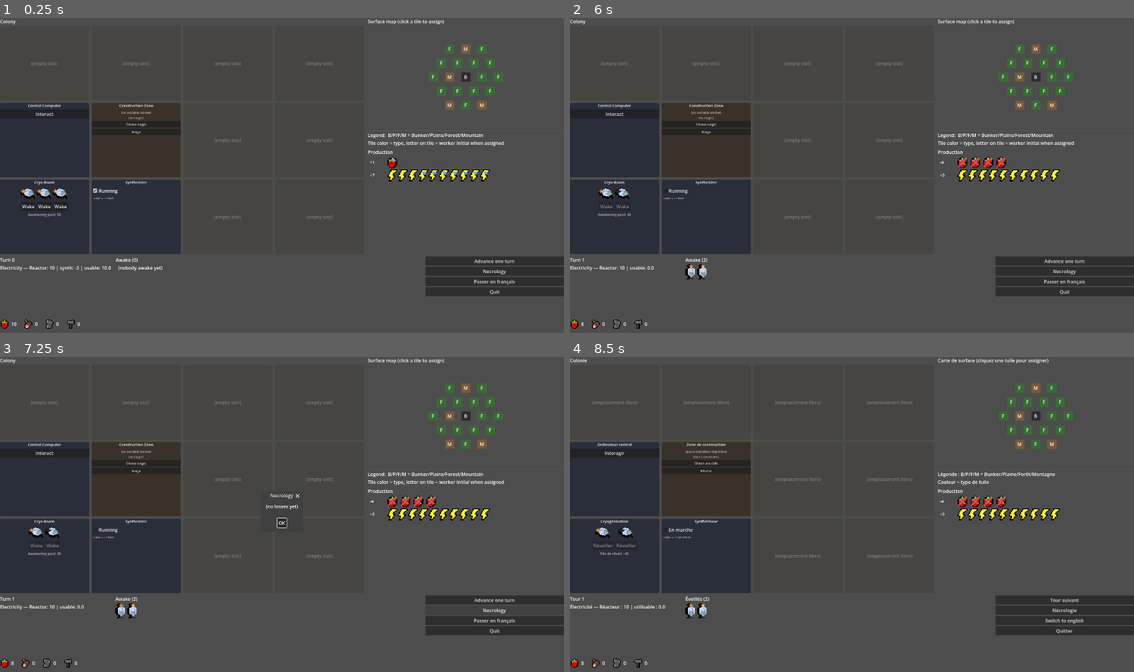
Above: before the commit, frames 1-4 (two rows, left to right).
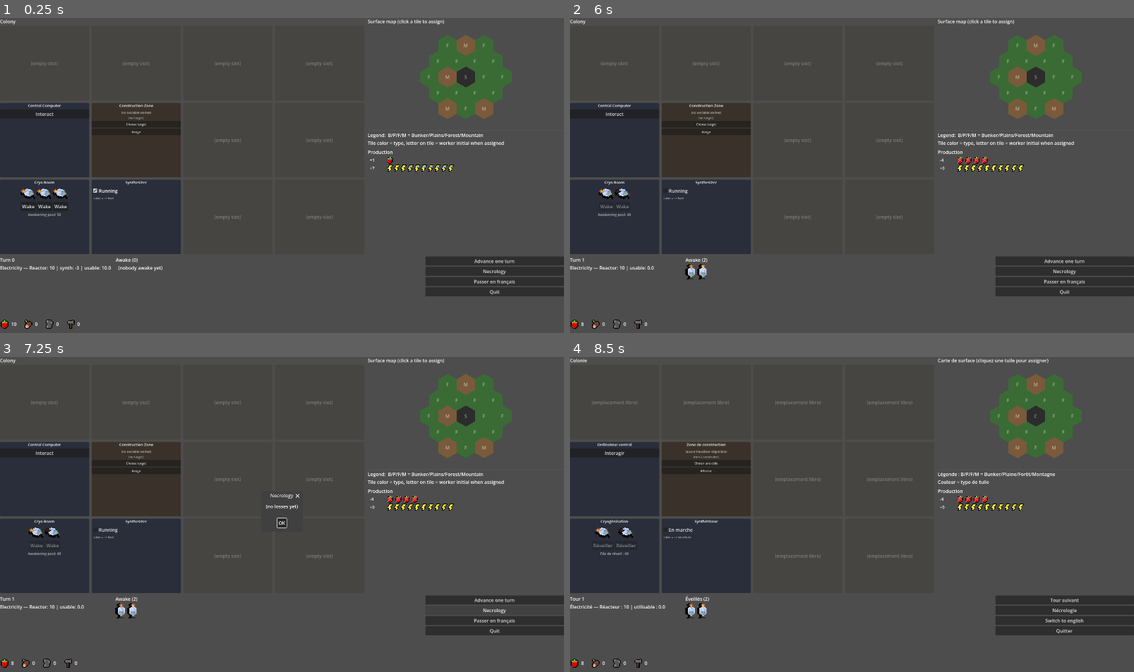
Above: after the commit, the same moments.

Repository: Infornographie/degel
Game: Godot game, scene res://scenes/main_ui.tscn
Same seed, same stepped clock (60 frames per second), same inputs: the game is played once before the commit and once after it.
Inputs:
- Up to frame 1 (0.25 s): no input
- Up to frame 2 (6 s): click "Interact" at 0.5 s; click "OK" at 1.25 s; click "Choose target" at 2 s; click "Assign" at 2.75 s; click "Wake" at 3.5 s; click "Running" at 4.25 s; click "Advance one turn" at 5 s; click "Wake" at 5.75 s
- Up to frame 3 (7.25 s): click "Necrology" at 6.5 s
- Up to frame 4 (8.5 s): click "OK" at 7.25 s; click "Passer en français" at 8 s

The runs differ from the first frame. In frame 1, 2.8% of the frame differs, in the area x 65-91%, y 5-52%; in frame 2, 2.9%; in frame 3, 2.9%; in frame 4, 2.9%.

Commit message:
Broken state
- game is broken
- but need to pull the content somewhere else xD

Diff:
--- a/localization/translations.csv
+++ b/localization/translations.csv
@@ -107,3 +107,19 @@
 BTN_ASSIGN_WORKER,Affecter,Assign
 RESOURCE_TOOLS,Outils,Tools
 BUILDING_TOOL_WORKSHOP,Atelier d'outils,Tool Workshop
+TILE_TYPE_SETTLEMENT,Colonie,Settlement
+ROLE_IDLE,Inactif,Idle
+ROLE_BUILDER,Bâtisseur,Builder
+ROLE_SYNTH_OPERATOR,Opérateur synthé,Synth operator
+ROLE_FIRE_KEEPER,Gardien du feu,Fire keeper
+ROLE_COOK,Cuisinier,Cook
+ROLE_TOOLMAKER,Outilleur,Toolmaker
+ROLE_GATHERER,Cueilleur,Gatherer
+ROLE_FARMER,Cultivateur,Farmer
+ROLE_HERBALIST,Herboriste,Herbalist
+ROLE_LUMBERJACK,Bûcheron,Lumberjack
+ROLE_MINER,Mineur,Miner
+LABEL_IN_SETTLEMENT_BRACKETS,(Colonie),(Settlement)
+LABEL_IN_SETTLEMENT,dans la colonie,in settlement
+LABEL_IDLE_IN_SETTLEMENT,inactif dans la colonie,idle in settlement
+LABEL_IDLE,inactif,idle
--- a/scenes/main_ui.gd
+++ b/scenes/main_ui.gd
@@ -1,21 +1,6 @@
 extends Control
 ## UI placeholder — 4c. Carte interactive, jobs territorialisés.
 
-const HEX_SIZE: float = 32.0
-
-const TILE_LABELS := {
-	HexTile.Type.BUNKER: "B",
-	HexTile.Type.PLAINS: "P",
-	HexTile.Type.FOREST: "F",
-	HexTile.Type.MOUNTAIN: "M",
-}
-
-const TILE_COLORS := {
-	HexTile.Type.BUNKER: Color("#2c2c2c"),
-	HexTile.Type.PLAINS: Color("#a8c25a"),
-	HexTile.Type.FOREST: Color("#3a6b35"),
-	HexTile.Type.MOUNTAIN: Color("#7a5a3a"),
-}
 
 const BUNKER_BUILDING_IDS: Array[String] = ["computer", "cryo_room", "synthesizer"]
 
@@ -478,36 +463,112 @@
 		_add_hex(tile, pixel)
 
 func _hex_to_pixel(q: int, r: int) -> Vector2:
-	var x: float = HEX_SIZE * sqrt(3.0) * (q + r / 2.0)
-	var y: float = HEX_SIZE * 1.5 * r
+	# Pointy-top hex layout
+	var x: float = HEX_RADIUS * sqrt(3.0) * (q + r / 2.0)
+	var y: float = HEX_RADIUS * 1.5 * r
 	return Vector2(x, y)
 
+const HEX_RADIUS: float = 36.0  # taille = rayon du hex (du centre au sommet)
+
+const TILE_COLORS := {
+	HexTile.Type.BUNKER: Color("#2c2c2c"),
+	HexTile.Type.PLAINS: Color("#d4c47a"),    # jaune paille
+	HexTile.Type.FOREST: Color("#3a6b35"),
+	HexTile.Type.MOUNTAIN: Color("#7a5a3a"),
+}
+
+const TILE_LABEL_KEYS := {
+	HexTile.Type.BUNKER: "TILE_TYPE_SETTLEMENT",
+	HexTile.Type.PLAINS: "TILE_TYPE_PLAINS",
+	HexTile.Type.FOREST: "TILE_TYPE_FOREST",
+	HexTile.Type.MOUNTAIN: "TILE_TYPE_MOUNTAIN",
+}
+
+func _hex_polygon_points() -> PackedVector2Array:
+	# 6 sommets d'un hexagone pointy-top, centré sur (0,0)
+	var points := PackedVector2Array()
+	for i in 6:
+		var angle: float = deg_to_rad(60.0 * i - 30.0)
+		points.append(Vector2(cos(angle), sin(angle)) * HEX_RADIUS)
+	return points
+
 func _add_hex(tile: HexTile, center: Vector2) -> void:
-	var box_size := Vector2(HEX_SIZE, HEX_SIZE)
-	var bg := ColorRect.new()
-	bg.size = box_size
-	bg.position = center - box_size * 0.5
-	bg.color = TILE_COLORS.get(tile.type, Color.GRAY)
+	# Polygone hexagonal
+	var hex := Polygon2D.new()
+	hex.polygon = _hex_polygon_points()
+	hex.color = TILE_COLORS.get(tile.type, Color.GRAY)
+	hex.position = center
+	# Container pour gérer les clics (Polygon2D ne reçoit pas les events GUI directement)
+	var click_area := Control.new()
+	var bbox: float = HEX_RADIUS * 2.0
+	click_area.size = Vector2(bbox, bbox)
+	click_area.position = center - Vector2(HEX_RADIUS, HEX_RADIUS)
+	click_area.mouse_filter = Control.MOUSE_FILTER_STOP
+	_map_container.add_child(hex)
+	_map_container.add_child(click_area)
 	if tile.type != HexTile.Type.BUNKER:
-		bg.mouse_filter = Control.MOUSE_FILTER_STOP
 		var tkey := tile.key()
-		bg.gui_input.connect(func(event: InputEvent): _on_tile_clicked(event, tkey))
-	_map_container.add_child(bg)
-
-	# Lettre du type, + astérisque si la tuile est occupée
-	var letter: String = TILE_LABELS.get(tile.type, "?")
+		click_area.gui_input.connect(func(event: InputEvent):
+			if event is InputEventMouseButton and event.pressed:
+				if event.button_index == MOUSE_BUTTON_LEFT or event.button_index == MOUSE_BUTTON_RIGHT:
+					_open_tile_popup(tkey, event.global_position))
+	# Affichage du worker + production
 	if tile.worker_id != -1:
-		letter += "*"
-
-	var label := Label.new()
-	label.text = letter
-	label.horizontal_alignment = HORIZONTAL_ALIGNMENT_CENTER
-	label.vertical_alignment = VERTICAL_ALIGNMENT_CENTER
-	label.size = box_size
-	label.position = center - box_size * 0.5
-	label.mouse_filter = Control.MOUSE_FILTER_IGNORE
-	label.add_theme_color_override("font_color", Color.WHITE)
-	_map_container.add_child(label)
+		_render_tile_worker(tile, center)
+	else:
+		# Pas de worker : on affiche la lettre du type, discrète
+		var label := Label.new()
+		label.text = tr(TILE_LABEL_KEYS.get(tile.type, "")).substr(0, 1)
+		label.horizontal_alignment = HORIZONTAL_ALIGNMENT_CENTER
+		label.vertical_alignment = VERTICAL_ALIGNMENT_CENTER
+		label.size = Vector2(bbox, bbox)
+		label.position = center - Vector2(HEX_RADIUS, HEX_RADIUS)
+		label.mouse_filter = Control.MOUSE_FILTER_IGNORE
+		label.add_theme_color_override("font_color", Color(1, 1, 1, 0.5))
+		_map_container.add_child(label)
+
+const TILE_PROD_ICON_SIZE: int = 14
+
+func _render_tile_worker(tile: HexTile, center: Vector2) -> void:
+	var s: Survivor = GameState.roster.get_by_id(tile.worker_id)
+	if s == null:
+		return
+	var out: Dictionary = GameState.get_survivor_output(s)
+	# Icônes de production EN FOND, derrière le sprite
+	if not out.is_empty():
+		var icons_row := HBoxContainer.new()
+		icons_row.alignment = BoxContainer.ALIGNMENT_CENTER
+		icons_row.mouse_filter = Control.MOUSE_FILTER_IGNORE
+		var total: int = 0
+		for r in out:
+			total += int(out[r])
+		var separation: int = 0
+		if total > 3:
+			var icon_size: int = TILE_PROD_ICON_SIZE
+			var target_width: float = 3.0 * (icon_size)
+			var needed_width: float = total * icon_size
+			separation = int(-((needed_width - target_width) / max(1, total - 1)))
+		icons_row.add_theme_constant_override("separation", separation)
+		for resource_name in out:
+			var amount: int = int(out[resource_name])
+			for i in amount:
+				var icon := _make_resource_icon(resource_name, TILE_PROD_ICON_SIZE)
+				icons_row.add_child(icon)
+		# Positionne le row centré sur la tuile, légèrement décalé vers le bas
+		icons_row.size = Vector2(HEX_RADIUS * 2.0, TILE_PROD_ICON_SIZE)
+		icons_row.position = center - Vector2(HEX_RADIUS, HEX_RADIUS * 0.7)
+		_map_container.add_child(icons_row)
+	# Sprite du worker PAR-DESSUS, centré
+	var sprite := TextureRect.new()
+	sprite.texture = load(SURVIVOR_SPRITE_PATH % s.sprite_variant)
+	sprite.texture_filter = CanvasItem.TEXTURE_FILTER_NEAREST
+	sprite.stretch_mode = TextureRect.STRETCH_KEEP_ASPECT_CENTERED
+	sprite.mouse_filter = Control.MOUSE_FILTER_IGNORE
+	var tex_size: Vector2 = (sprite.texture as Texture2D).get_size()
+	var sprite_size: Vector2 = tex_size * 3
+	sprite.size = sprite_size
+	sprite.position = center - sprite_size * 0.5 + Vector2(0, HEX_RADIUS * 0.15)
+	_map_container.add_child(sprite)
 
 func _on_tile_clicked(event: InputEvent, tile_key: String) -> void:
 	if event is InputEventMouseButton and event.pressed:
@@ -549,7 +610,7 @@
 		for job_id in jobs:
 			var yield_val: float = tile.yields.get(job_id, 0.0)
 			var resource_name: String = ProductionSystem.JOB_RESOURCE.get(job_id, "")
-			var label_text := "%s  (+%.0f %s)" % [_job_label(job_id), yield_val, _resource_label(resource_name)]
+			var label_text := "%s  (+%.0f %s)" % [_activity_for_job_tile(job_id, tile.type),yield_val,_resource_label(resource_name)]
 			sub.add_item(label_text)
 			sub.set_item_metadata(sub.item_count - 1, {"survivor_id": s.id, "job": job_id})
 
@@ -558,14 +619,18 @@
 		# Indication d'emplacement courant du colon
 		var location_hint := ""
 		if s.tile_key != "" and s.tile_key != tile_key:
-			location_hint = tr("LABEL_CURRENTLY_AT") + _format_tile_label(s.tile_key)
+			var current_tile: HexTile = GameState.hex_map.get_tile_by_key(s.tile_key)
+			if current_tile != null:
+				location_hint = "  ← " + _activity_for_job_tile(s.job, current_tile.type) + " @ " + _format_tile_label(s.tile_key)
+		elif s.building_id != "":
+			var b: Building = GameState._find_building_by_type(s.building_id)
+			if b != null:
+				location_hint = "  ← " + _activity_for_building(b.config.id) + " @ " + tr(b.config.name_key)
 		elif s.tile_key == tile_key:
-			location_hint = tr("LABEL_HERE")
+			location_hint = "  " + tr("LABEL_HERE")
 		else:
-			location_hint = "  (" + tr("LABEL_IN_BUNKER") + ")"
-
-		_tile_popup.add_submenu_item("%s (%s)%s" % [s.name, tr(s.profession), location_hint], sub.name)
-		any_available = true
+			location_hint = "  (" + tr("LABEL_IDLE") + ")"
+		_tile_popup.add_item("%s (%s)%s" % [s.name, tr(s.profession), location_hint])
 
 	if not any_available and tile.worker_id == -1:
 		_tile_popup.add_item(tr("LABEL_NO_WORKER"))
@@ -658,23 +723,19 @@
 
 func _add_awake_row(s: Survivor) -> void:
 	var location: String
-	var role: String
 	if s.tile_key != "":
 		location = tr("LABEL_AT_TILE") + _format_tile_label(s.tile_key)
-		role = _job_label(s.job)
 	elif s.building_id != "":
-		var b: Building = GameState._find_building(s.building_id)
+		var b: Building = GameState._find_building_by_type(s.building_id)
 		if b != null:
-			location = tr("LABEL_AT_TILE") + tr(b.config.name_key)
-			role = tr("ROLE_BUILDING_WORKER")
+			location = tr("LABEL_AT_TILE") + tr(b.config.name_key) + " " + tr("LABEL_IN_SETTLEMENT_BRACKETS")
 		else:
-			location = tr("LABEL_IN_BUNKER")
-			role = _job_label(s.job)
+			location = tr("LABEL_IN_SETTLEMENT")
 	else:
-		location = tr("LABEL_IN_BUNKER")
-		role = _job_label(s.job)
+		location = tr("LABEL_IDLE_IN_SETTLEMENT")
+	var role: String = _activity_label(s)
 	var prod := _format_output(s)
-	var tooltip := "%s\n%s\n%s — %s" % [
+	var tooltip := "%s (%s) — %s — %s" % [
 		s.name,
 		tr(s.profession),
 		role,
@@ -753,13 +814,42 @@
 			lines.append("%s (%s) — %s." % [entry.name, tr(entry.profession), entry.cause])
 	_show_popup(tr("POPUP_NEWS_TITLE"), tr("POPUP_NEWS_PREFIX") + "\n".join(lines))
 
-func _job_label(job: int) -> String:
+func _activity_label(s: Survivor) -> String:
+	# Activité dans un bâtiment
+	if s.building_id != "":
+		var b: Building = GameState._find_building_by_type(s.building_id)
+		if b != null:
+			return _activity_for_building(b.config.id)
+	# Activité sur une tuile (job × type de tuile)
+	if s.tile_key != "":
+		var tile: HexTile = GameState.hex_map.get_tile_by_key(s.tile_key)
+		if tile != null:
+			return _activity_for_job_tile(s.job, tile.type)
+	# Sans affectation
+	return tr("ROLE_IDLE")
+
+func _activity_for_building(building_id: String) -> String:
+	match building_id:
+		"construction_zone": return tr("ROLE_BUILDER")
+		"synthesizer": return tr("ROLE_SYNTH_OPERATOR")
+		"campfire": return tr("ROLE_FIRE_KEEPER")
+		"kitchen": return tr("ROLE_COOK")
+		"tool_workshop": return tr("ROLE_TOOLMAKER")
+		_: return tr("ROLE_BUILDING_WORKER")
+
+func _activity_for_job_tile(job: int, tile_type: int) -> String:
 	match job:
-		GameState.Job.IDLE: return tr("JOB_IDLE")
-		GameState.Job.FARMER: return tr("JOB_FARMER")
-		GameState.Job.LUMBERJACK: return tr("JOB_LUMBERJACK")
-		GameState.Job.MINER: return tr("JOB_MINER")
-		_: return "?"
+		GameState.Job.FARMER:
+			match tile_type:
+				HexTile.Type.FOREST: return tr("ROLE_GATHERER")
+				HexTile.Type.PLAINS: return tr("ROLE_FARMER")
+				HexTile.Type.MOUNTAIN: return tr("ROLE_HERBALIST")
+				_: return tr("ROLE_FARMER")
+		GameState.Job.LUMBERJACK:
+			return tr("ROLE_LUMBERJACK")
+		GameState.Job.MINER:
+			return tr("ROLE_MINER")
+		_: return tr("ROLE_IDLE")
 
 func _resource_label(resource_name: String) -> String:
 	match resource_name:
@@ -835,7 +925,7 @@
 	label.text = text
 	return label
 
-const SURVIVOR_SPRITE_PATH := "res://assets/survivors/generic.png"
+const SURVIVOR_SPRITE_PATH := "res://assets/survivors/generic%d.png"
 const SURVIVOR_SPRITE_SCALE := 4
 
 func _make_survivor_sprite(s: Survivor, sprite_tooltip: String) -> TextureRect:
@@ -1067,7 +1157,7 @@
 	return placeholder
 
 const OVERLAY_PATH := "res://assets/resources/%s.png"
-const PRODUCTION_ICON_SIZE: int = 40
+const PRODUCTION_ICON_SIZE: int = 24
 
 func _make_production_icon(resource_name: String, overlay: String) -> Control:
 	# On empile l'icône de la ressource et un overlay éventuel
@@ -1228,7 +1318,6 @@
 	return sprite
 
 func _open_building_popup(b: Building, popup_position: Vector2) -> void:
-	# Nettoyage de l'ancien popup
 	if _tile_popup != null:
 		_tile_popup.queue_free()
 	for sub in _popup_submenus:
@@ -1247,15 +1336,17 @@
 	for s in GameState.awake_survivors():
 		var location_hint := ""
 		if s.tile_key != "":
-			location_hint = "  ← " + _format_tile_label(s.tile_key)
+			var current_tile: HexTile = GameState.hex_map.get_tile_by_key(s.tile_key)
+			if current_tile != null:
+				location_hint = "  ← " + _activity_for_job_tile(s.job, current_tile.type) + " @ " + _format_tile_label(s.tile_key)
 		elif s.building_id != "" and s.building_id != b.config.id:
-			var other: Building = GameState._find_building(s.building_id)
+			var other: Building = GameState._find_building_by_type(s.building_id)
 			if other != null:
-				location_hint = "  ← " + tr(other.config.name_key)
+				location_hint = "  ← " + _activity_for_building(other.config.id) + " @ " + tr(other.config.name_key)
 		elif s.building_id == b.config.id:
 			location_hint = "  " + tr("LABEL_HERE")
 		else:
-			location_hint = "  (" + tr("LABEL_IN_BUNKER") + ")"
+			location_hint = "  (" + tr("LABEL_IDLE") + ")"
 		_tile_popup.add_item("%s (%s)%s" % [s.name, tr(s.profession), location_hint])
 		_tile_popup.set_item_metadata(_tile_popup.item_count - 1, {
 			"action": "assign_to_building",
